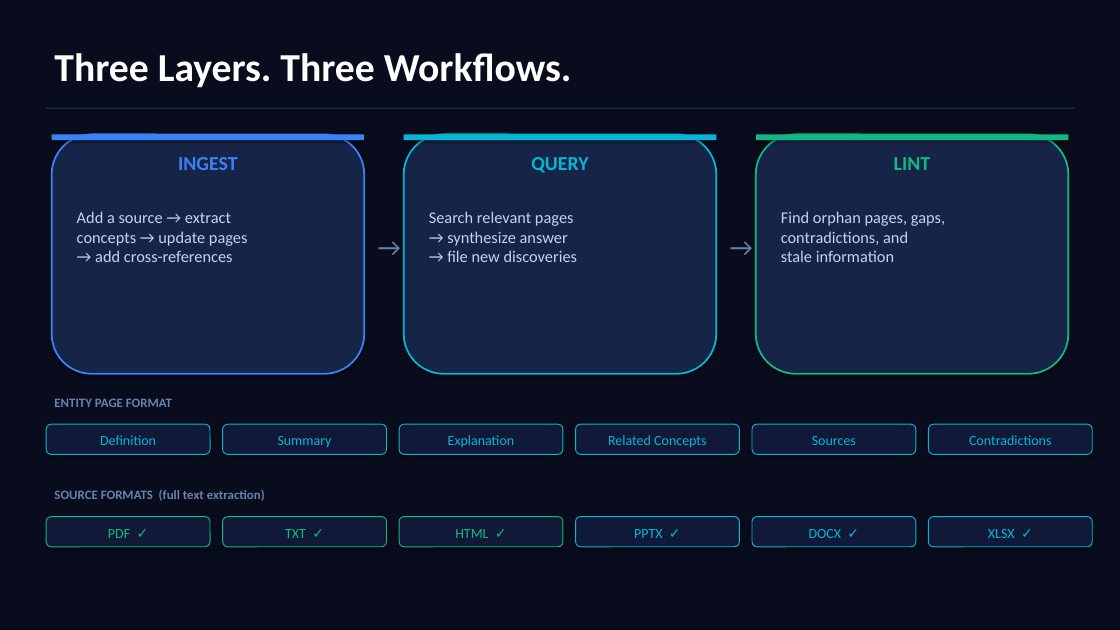
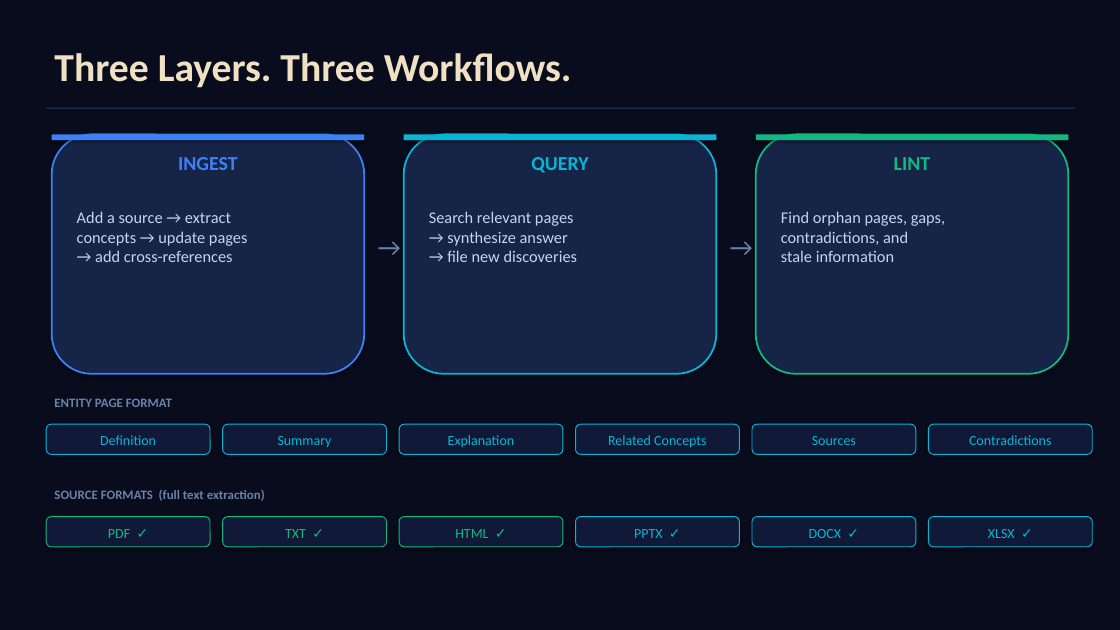
Before and after one commit to dev-enthusiast-84/llm-wiki, a slide deck: slide 3 of presentation/llm-wiki-deck.pptx. Drawn at 1120x630 pixels with LibreOffice and Linux fonts; fonts in the diff are those of the drawing. Boxes give left, top, right and bottom in pixels: in the first picture for what was removed or moved away, otherwise in the second. Text is boxed around its words. In the diff, an @@ line names an element or a change of style, - is before the commit and + after.

```diff
--- a/presentation/llm-wiki-deck.pptx
+++ b/presentation/llm-wiki-deck.pptx
@@ text "Three Layers. Three Workflows." at [54,53,572,88]: text colour #FFFFFF to #F0E1C3 @@
```
Also in this commit, not shown: 4 other slides changed, 3 other files.
